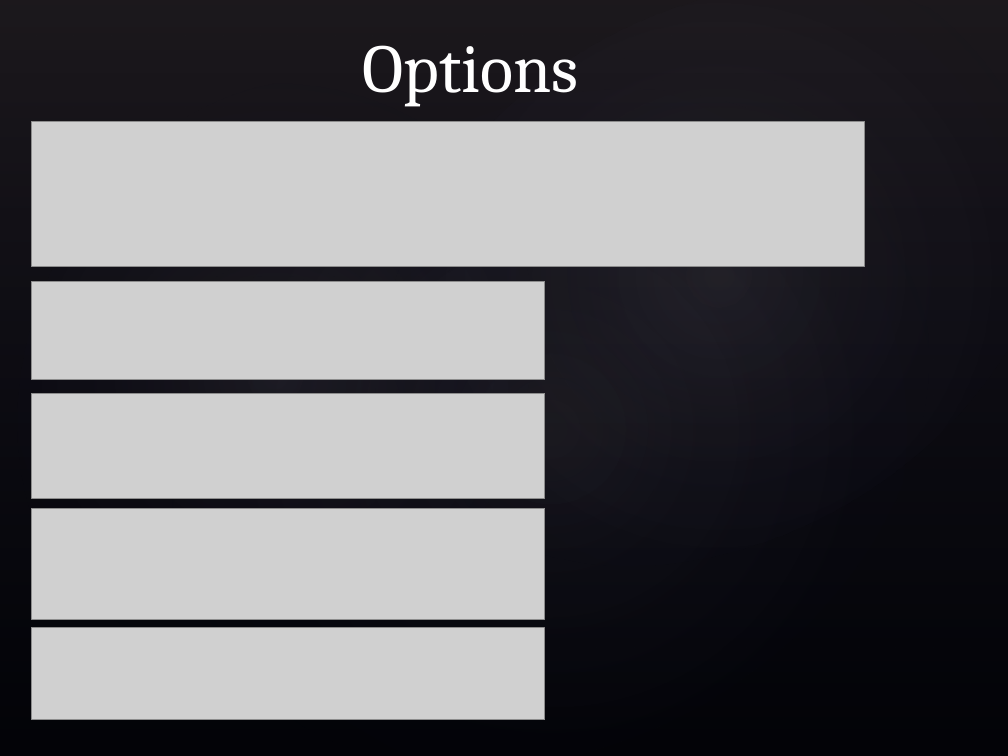
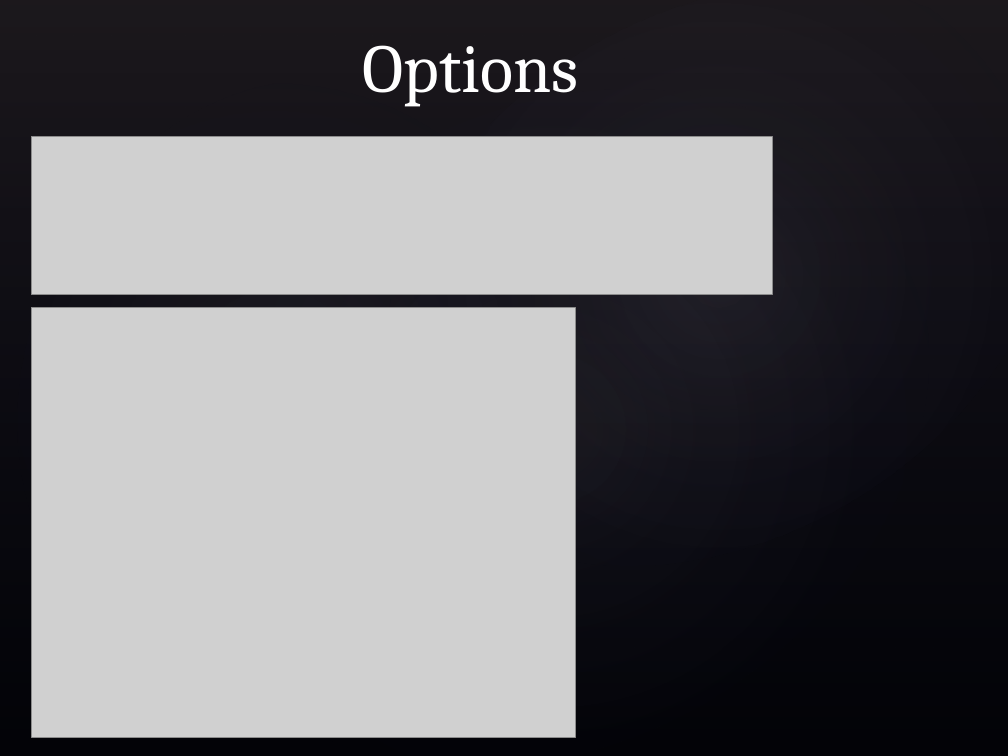
Before and after one commit to sheshankkodam/json-validations, a slide deck: slide 4 of ppt/Modeling Data Validations.pptx (slide 3 before the commit). Drawn at 1008x756 pixels with LibreOffice and Linux fonts; fonts in the diff are those of the drawing; grey boxes stand for pictures; background and template pictures are left out. Boxes give left, top, right and bottom in pixels: in the first picture for what was removed or moved away, otherwise in the second. Text is boxed around its words. In the diff, an @@ line names an element or a change of style, - is before the commit and + after.

```diff
--- a/ppt/Modeling Data Validations.pptx
+++ b/ppt/Modeling Data Validations.pptx
@@ picture: place and size @@
-picture at <box>31,121,864,266</box>
+picture at <box>31,137,772,295</box>
@@ picture removed at <box>31,281,544,380</box> @@
@@ picture added at <box>31,307,576,737</box> @@
@@ picture removed at <box>31,393,544,498</box> @@
@@ picture removed at <box>31,508,544,619</box> @@
@@ picture removed at <box>31,628,544,720</box> @@
```
Also in this commit, not shown: 3 other slides changed, 5 slides added, 1 slide removed, 2 other files.
